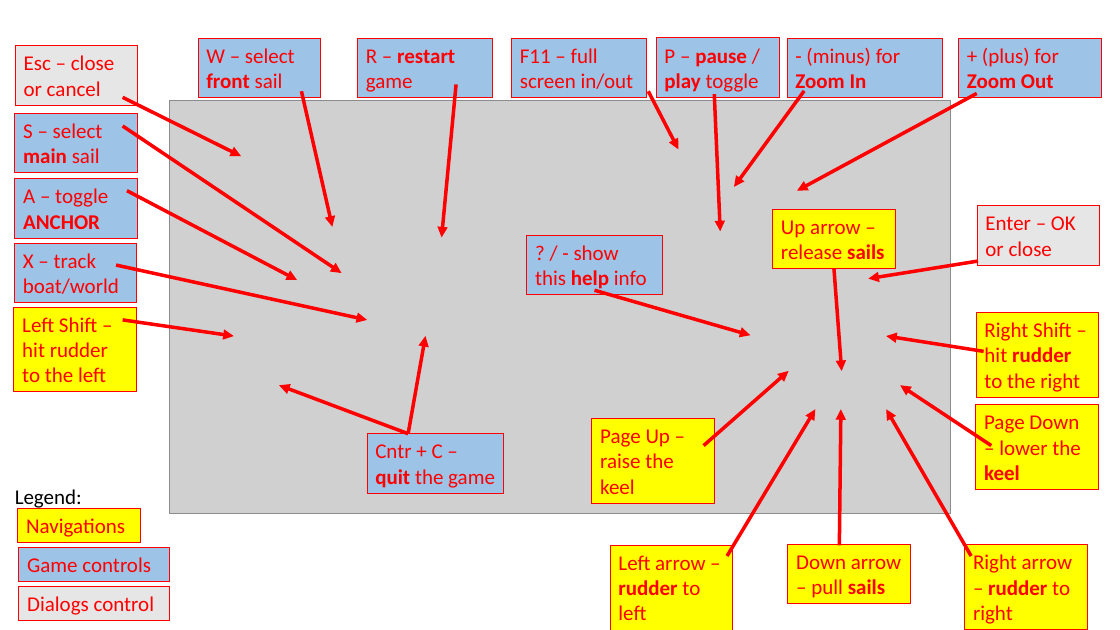
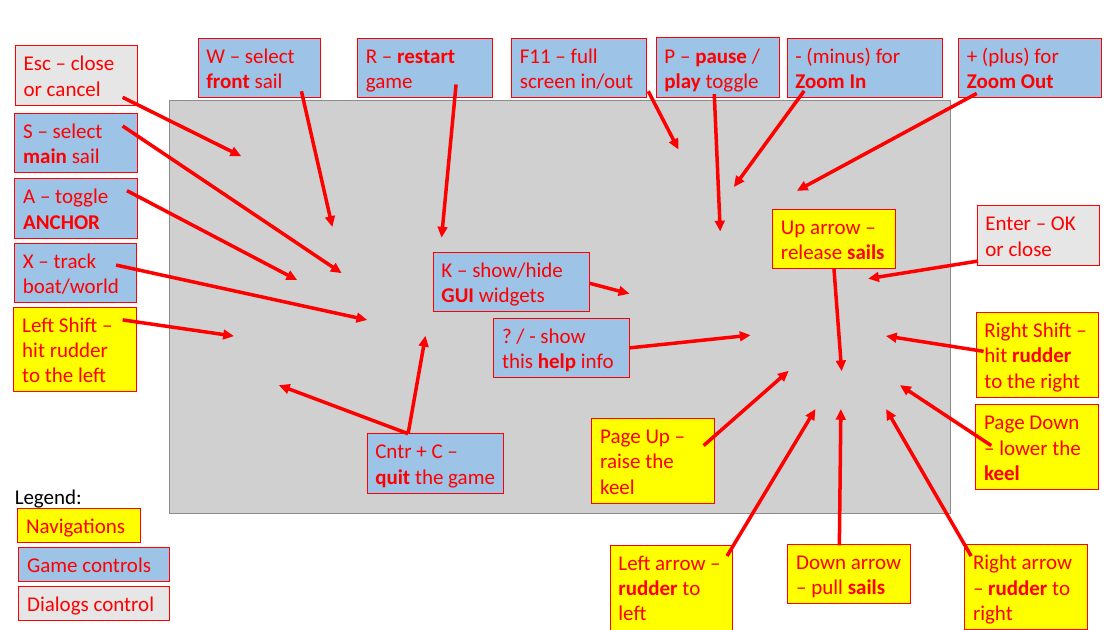
Before and after one commit to Ofek-Shani/Saba_Sailing, a slide deck: slide 1 of keyboard guide for sailing.pptx. Drawn at 1120x630 pixels with LibreOffice and Linux fonts; fonts in the diff are those of the drawing; grey boxes stand for pictures. Boxes give left, top, right and bottom in pixels: in the first picture for what was removed or moved away, otherwise in the second. Text is boxed around its words. In the diff, an @@ line names an element or a change of style, - is before the commit and + after.

```diff
--- a/keyboard guide for sailing.pptx
+++ b/keyboard guide for sailing.pptx
@@ rectangle added at (434,252,590,312), fill #9DC3E6, outline #FF0000 0.75 pt, 18 pt, text #FF0000 @@
+K – show/hide GUI widgets
@@ arrow added from (590, 283) to (629, 294), #FF0000 3 pt @@
@@ rectangle "? / - show this ...": place and size @@
-rectangle "? / - show this ..." at (527,235,662,295)
+rectangle "? / - show this ..." at (494,318,629,378)
@@ arrow moved from (595, 291) - (750, 335) to (629, 348) - (750, 335) @@
```
Also in this commit, not shown: 15 other files.
